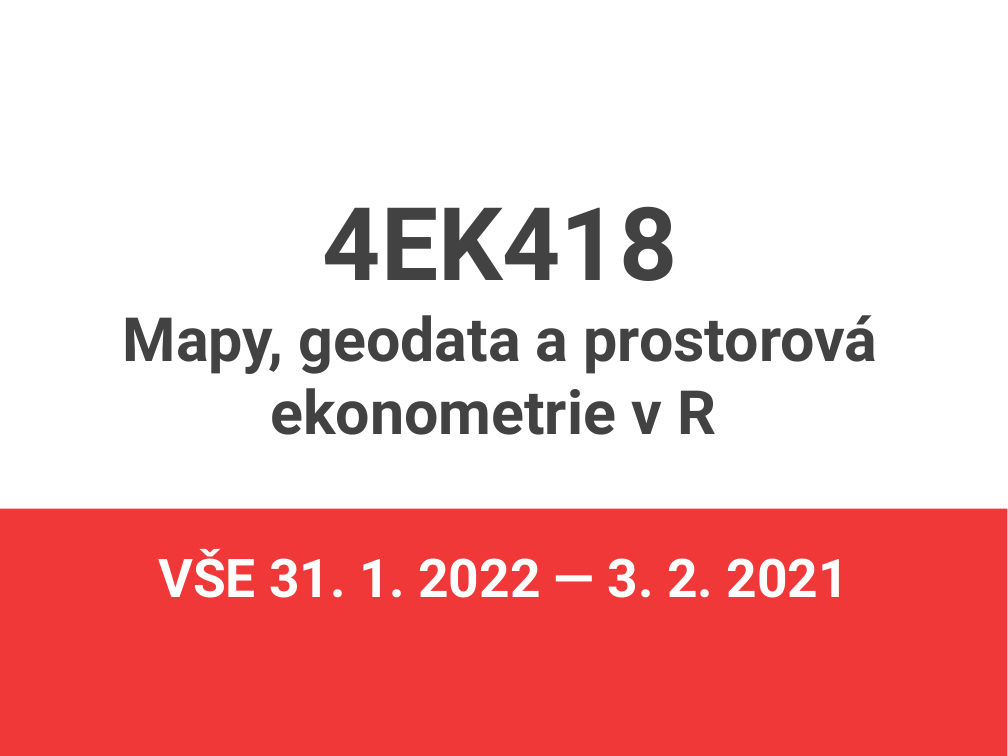
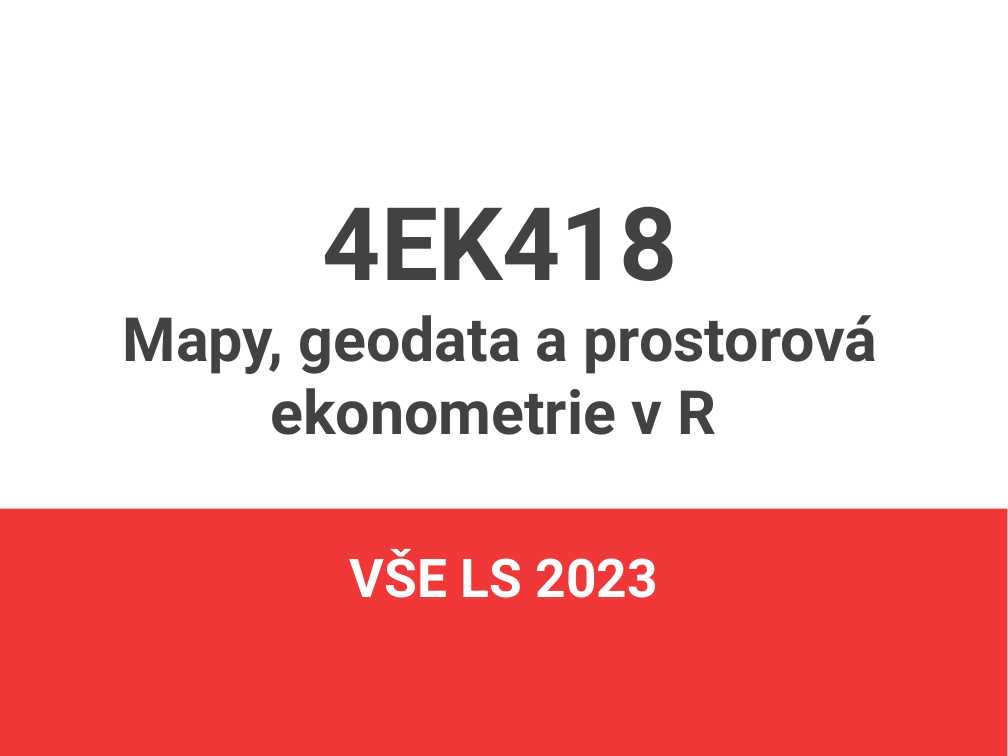
Before and after one commit to jlacko/4EK418, a slide deck: slide 1 of prez/0 - intro 4EK418.odp. Drawn at 1008x756 pixels with LibreOffice and Linux fonts; fonts in the diff are those of the drawing. Boxes give left, top, right and bottom in pixels: in the first picture for what was removed or moved away, otherwise in the second. Text is boxed around its words. In the diff, an @@ line names an element or a change of style, - is before the commit and + after.

```diff
--- a/prez/0 - intro 4EK418.odp
+++ b/prez/0 - intro 4EK418.odp
@@ subtitle at (x1=350, y1=549, x2=657, y2=598): text changed @@
-VŠE 31. 1. 2022 — 3. 2. 2021
+VŠE LS 2023
```
Also in this commit, not shown: 2 other slides changed, 1 slide removed.
